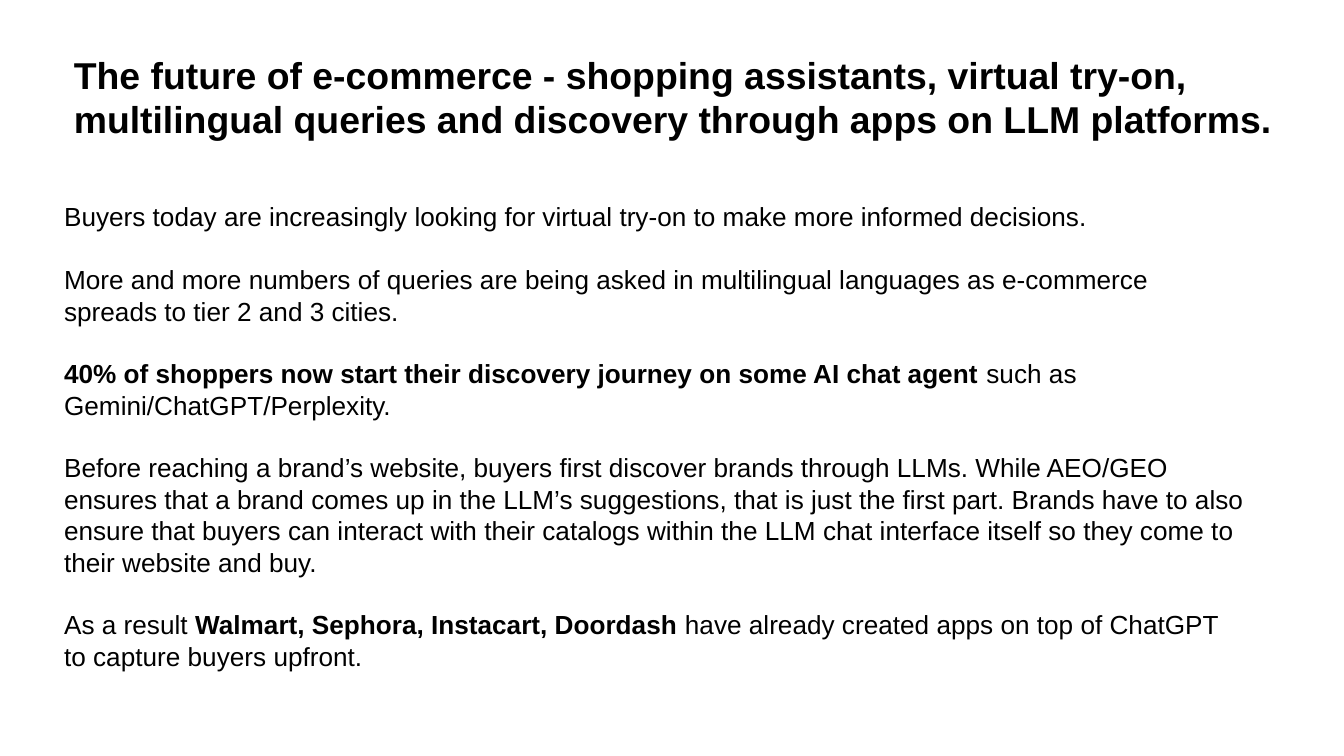
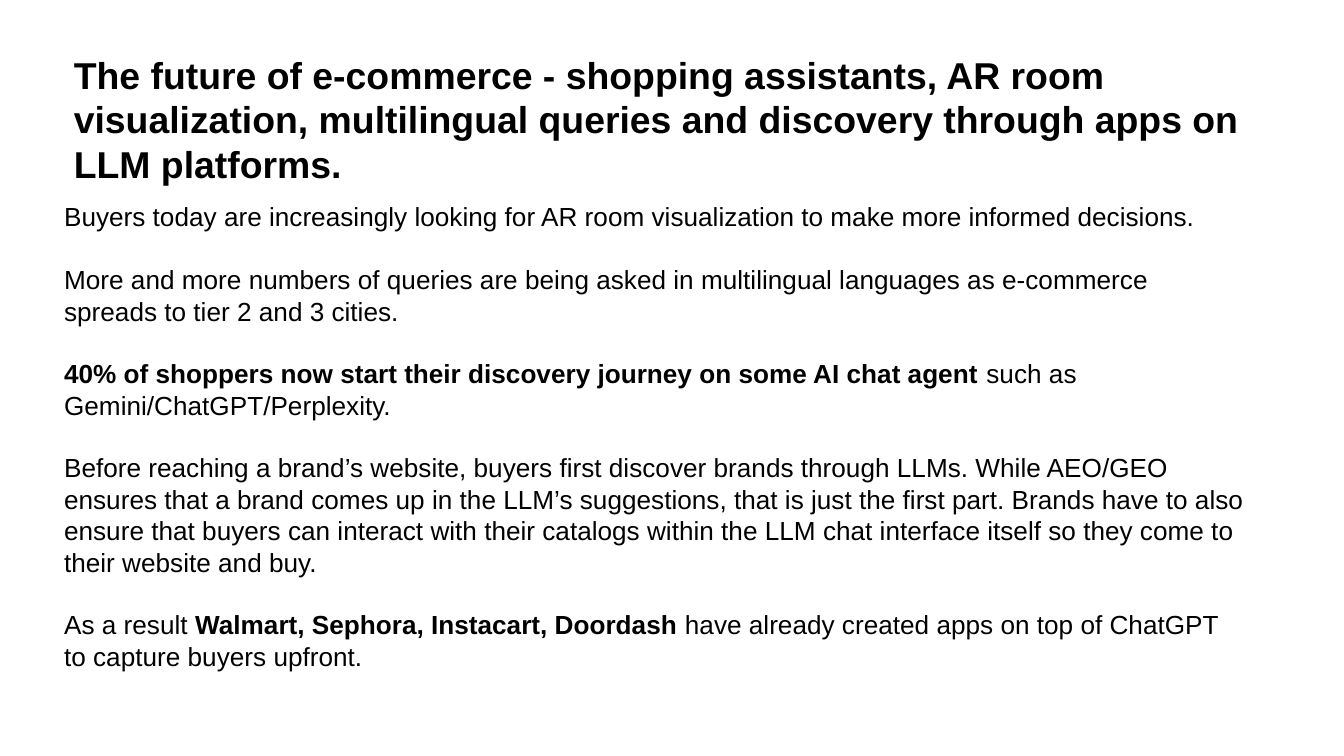
Before and after one commit to aantrikshhh/supersearch-ppt-templates, a slide deck: slide 9 of output/SS_Generic_Electronics.pptx. Drawn at 1344x756 pixels with LibreOffice and Linux fonts; fonts in the diff are those of the drawing. Boxes give left, top, right and bottom in pixels: in the first picture for what was removed or moved away, otherwise in the second. Text is boxed around its words. In the diff, an @@ line names an element or a change of style, - is before the commit and + after.

```diff
--- a/output/SS_Generic_Electronics.pptx
+++ b/output/SS_Generic_Electronics.pptx
@@ text at <box>74,62,1238,186</box>: text changed @@
-The future of e-commerce - shopping assistants, virtual try-on, multilingual queries and discovery through apps on LLM platforms.
+The future of e-commerce - shopping assistants, AR room visualization, multilingual queries and discovery through apps on LLM platforms.
@@ text at <box>64,207,1194,232</box>: text changed @@
-Buyers today are increasingly looking for virtual try-on to make more informed decisions.
+Buyers today are increasingly looking for AR room visualization to make more informed decisions.
```
Also in this commit, not shown: 4 other slides changed, 8 other files.
